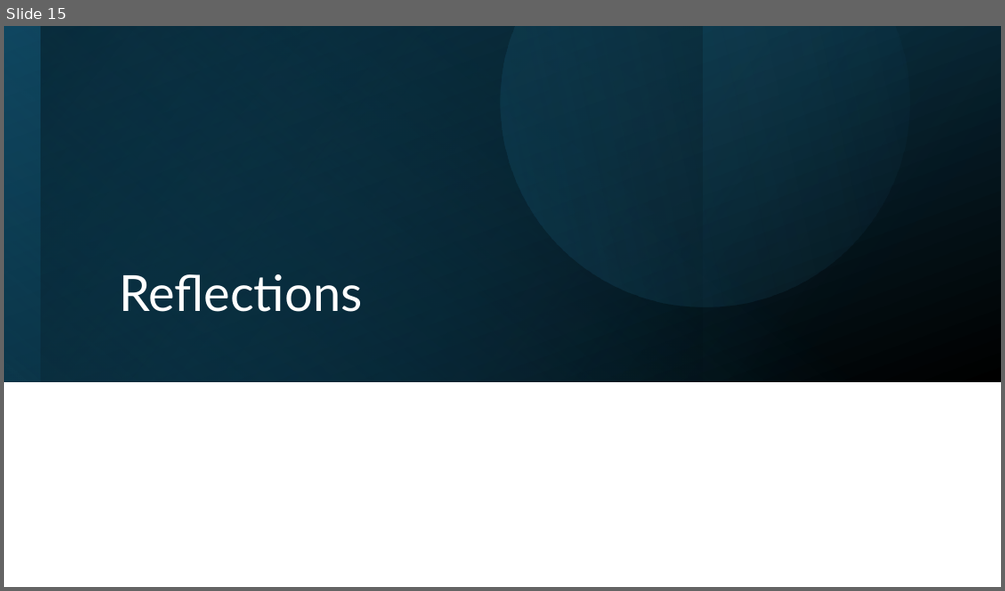
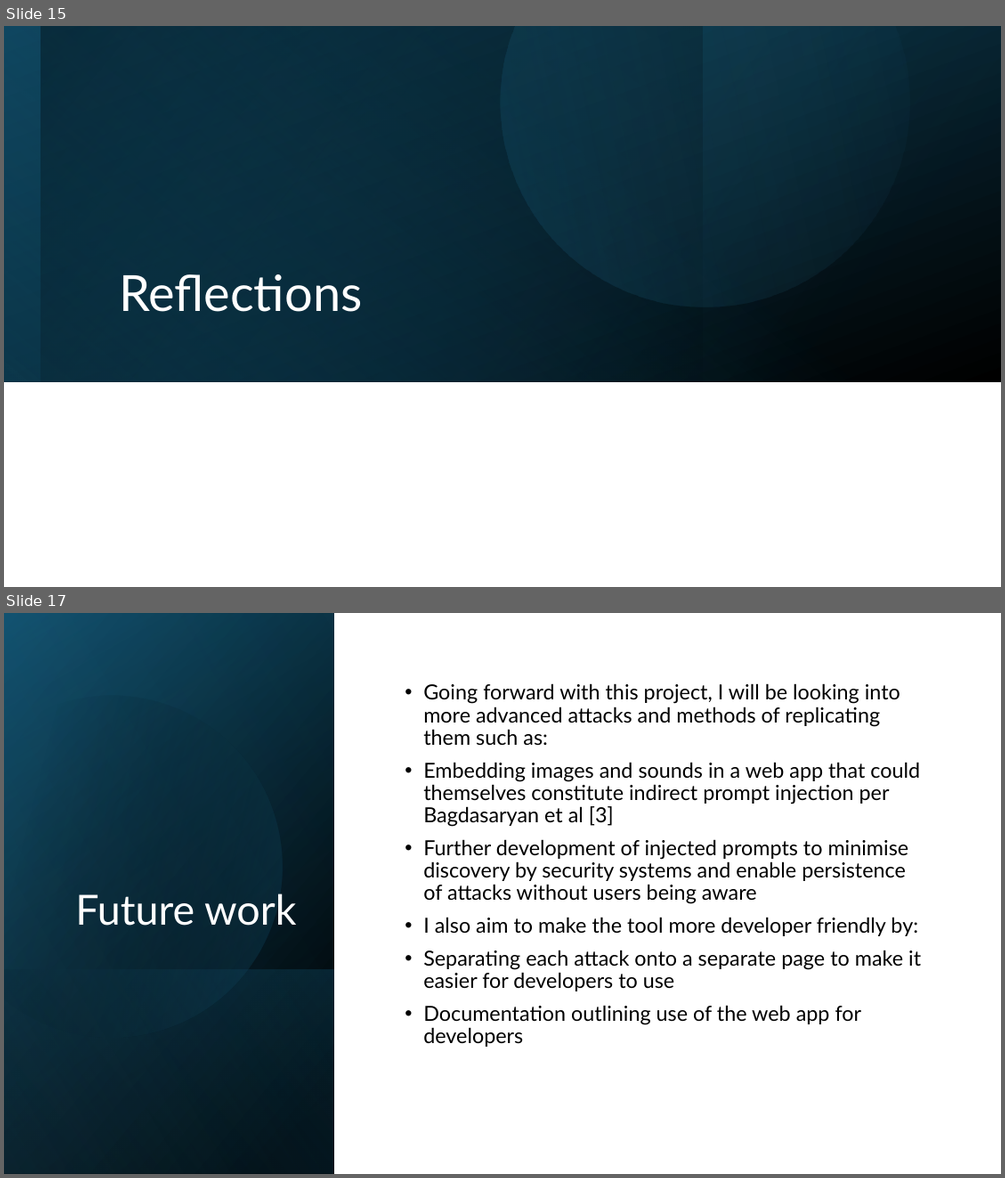
Before and after one commit to Fitch-Gamer/Bachelors-Dissertation, a slide deck: Demonstration of progress/Demonstration of progress.pptx. Shown one above the other, each under a label of ours: slide 15 before the commit, slides 15 and 17 after it; the slides between them are not shown. The pictures are 1005x591 and 1005x1178 pixels, drawn with LibreOffice and Linux fonts; fonts in the diff are those of the drawing. Boxes give left, top, right and bottom in pixels: in the first picture for what was removed or moved away, otherwise in the second. Text is boxed around its words. In the diff, an @@ line names an element or a change of style, - is before the commit and + after.

```diff
--- a/Demonstration of progress/Demonstration of progress.pptx
+++ b/Demonstration of progress/Demonstration of progress.pptx
@@ slide 17 added at <box>4,613,1001,1174</box>, background #FFFFFF @@
@@ rectangle added at <box>4,613,1001,1174</box>, fill #FFFFFF @@
@@ rectangle added at <box>4,613,334,1174</box>, fill gradient #000000 to #104862 @@
@@ rectangle added at <box>4,614,334,1174</box>, fill gradient #000000 to #156082 @@
@@ rectangle added at <box>4,613,334,1173</box>, fill gradient #000000 to #46B1E1 @@
@@ freeform shape added at <box>4,655,324,1071</box>, fill gradient #000000 to #156082 @@
@@ text added at <box>423,683,921,1046</box>, 20 pt, text #000000 @@
+• Going forward with this project, I will be looking into more advanced attacks and methods of replicating them such as:
+• Embedding images and sounds in a web app that could themselves constitute indirect prompt injection per Bagdasaryan et al [3]
+• Further development of injected prompts to minimise discovery by security systems and enable persistence of attacks without users being aware
+• I also aim to make the tool more developer friendly by:
+• Separating each attack onto a separate page to make it easier for developers to use
+• Documentation outlining use of the web app for developers
@@ title added at <box>75,893,296,925</box>, 40 pt, text #FFFFFF @@
+Future work
@@ rectangle added at <box>4,969,334,1174</box>, fill gradient #156082 to #000000 @@
```
Also in this commit, not shown: 3 slides changed, 3 other slides added, 3 slides removed, 17 other files.
